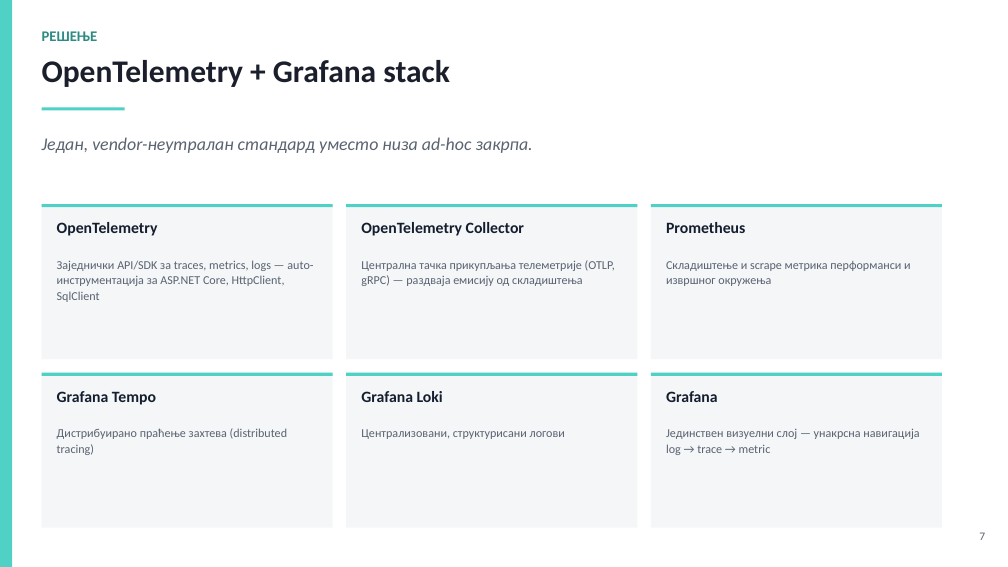
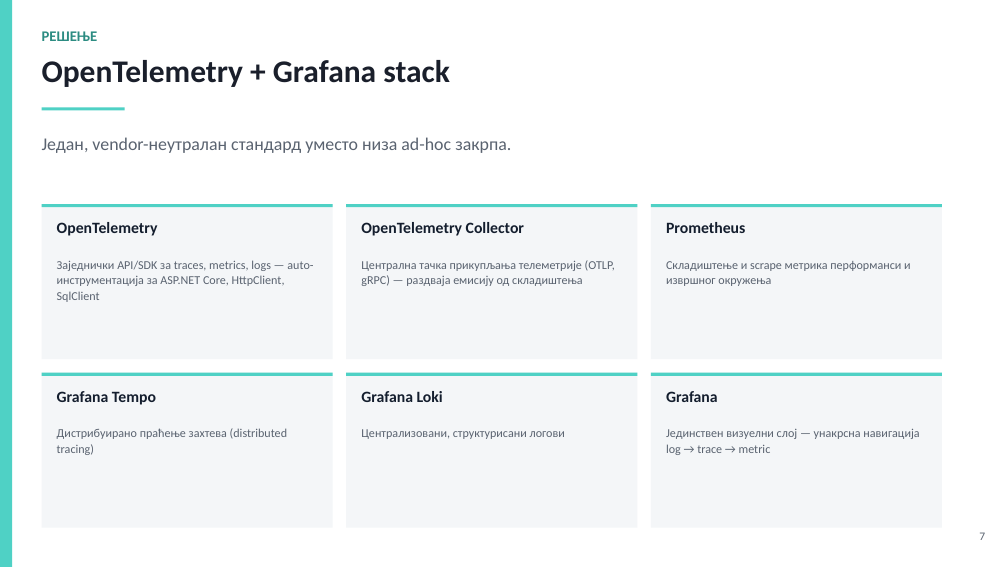
Before and after one commit to deechky/Web2, a slide deck: slide 7 of docs/prezentacija-odbrana.pptx. Drawn at 1008x567 pixels with LibreOffice and Linux fonts; fonts in the diff are those of the drawing. Boxes give left, top, right and bottom in pixels: in the first picture for what was removed or moved away, otherwise in the second. Text is boxed around its words. In the diff, an @@ line names an element or a change of style, - is before the commit and + after.

Commit message:
docs: fix presentation - remove italic text (hard to read in Cyrillic), clarify Travel Planner is the student's own app not a pre-existing one

```diff
--- a/docs/prezentacija-odbrana.pptx
+++ b/docs/prezentacija-odbrana.pptx
@@ text "Један, vendor-неутралан стандард уместо низа ..." at [42, 137, 511, 153]: italic off @@
```
Also in this commit, not shown: 4 other slides changed, 1 other file.
